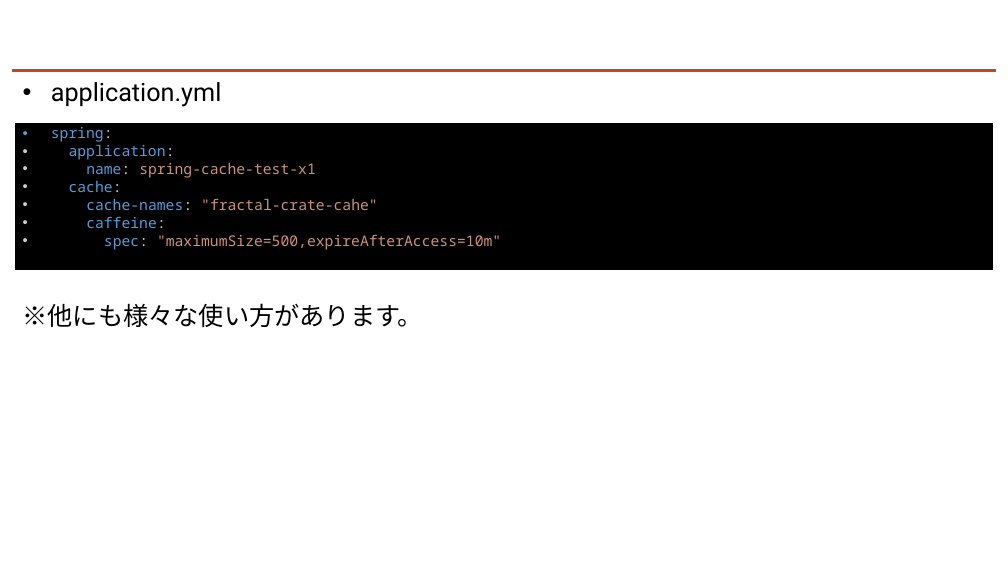
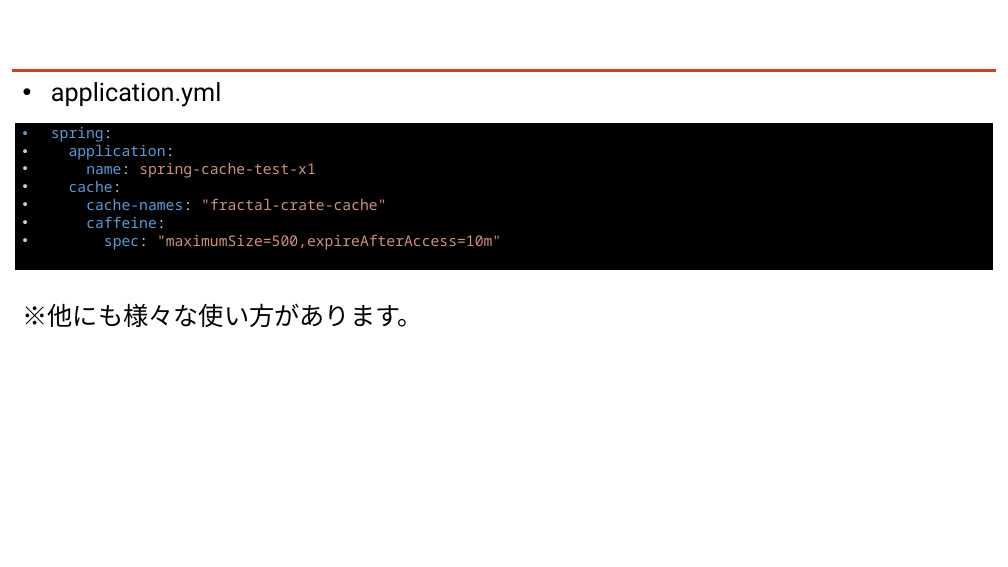
Before and after one commit to kohei-miyadai07/PresentationMaterials, a slide deck: slide 15 of 202504XX/Spring Cacheでパフォーマンスを向上させよう.pptx. Drawn at 1008x567 pixels with LibreOffice and Linux fonts; fonts in the diff are those of the drawing; background and template pictures are left out. Boxes give left, top, right and bottom in pixels: in the first picture for what was removed or moved away, otherwise in the second. Text is boxed around its words. In the diff, an @@ line names an element or a change of style, - is before the commit and + after.

```diff
--- a/202504XX/Spring Cacheでパフォーマンスを向上させよう.pptx
+++ b/202504XX/Spring Cacheでパフォーマンスを向上させよう.pptx
@@ text in rectangle at (86, 198, 386, 210): text changed @@
-• cache-names: "fractal-crate-cahe"
+• cache-names: "fractal-crate-cache"
```
Also in this commit, not shown: 3 other slides changed, 1 other file.
